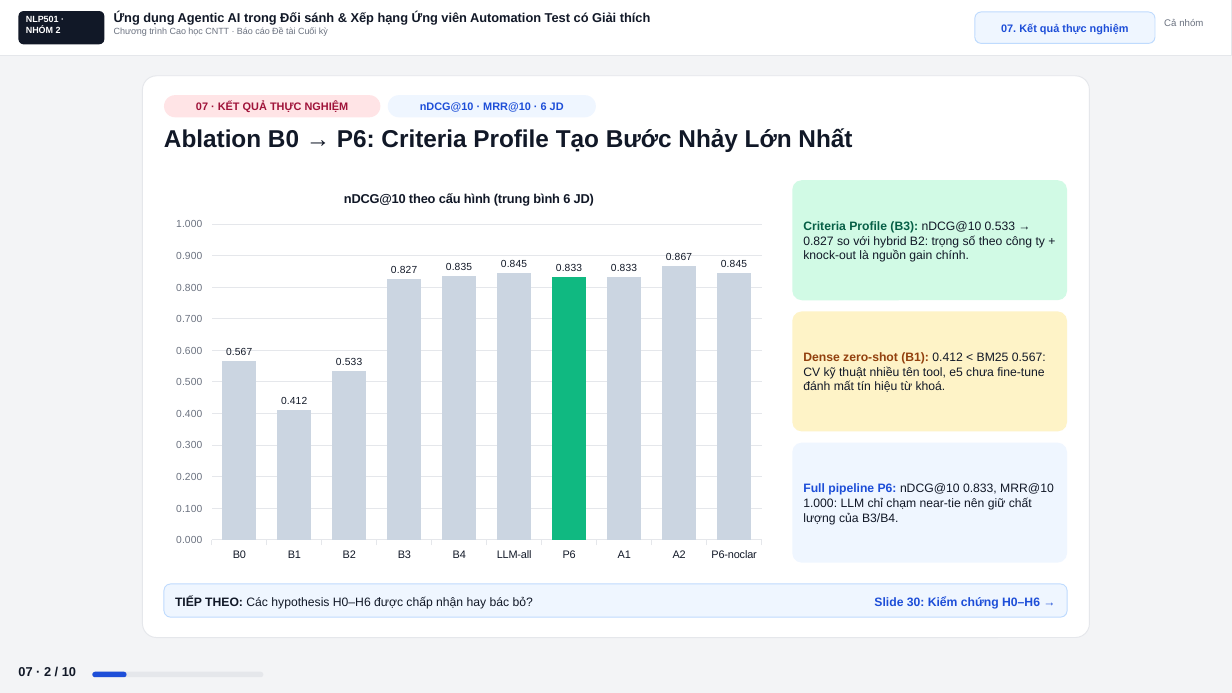
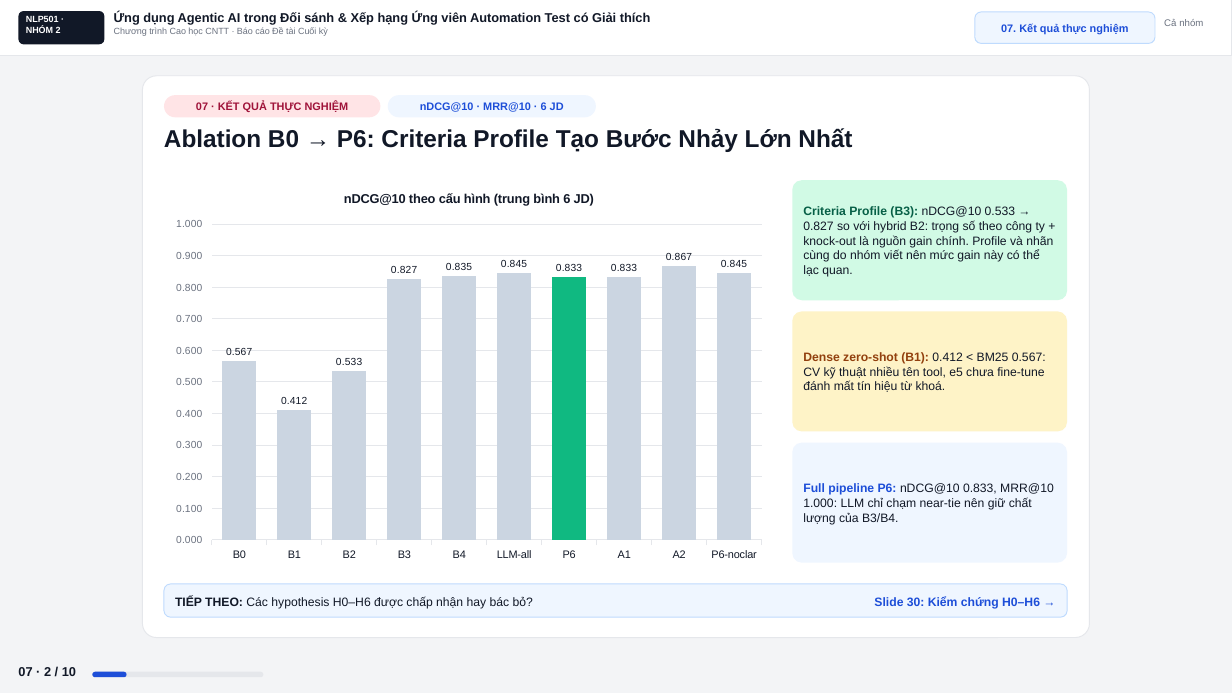
Before and after one commit to ZgsNat/NLP501.22_GROUP_2, a slide deck: slide 29 of Slide_Group2_NLP501-3.pptx. Drawn at 1232x693 pixels with LibreOffice and Linux fonts; fonts in the diff are those of the drawing. Boxes give left, top, right and bottom in pixels: in the first picture for what was removed or moved away, otherwise in the second. Text is boxed around its words. In the diff, an @@ line names an element or a change of style, - is before the commit and + after.

```diff
--- a/Slide_Group2_NLP501-3.pptx
+++ b/Slide_Group2_NLP501-3.pptx
@@ text at (803,206,1053,277): text changed @@
-Criteria Profile (B3): nDCG@10 0.533 → 0.827 so với hybrid B2: trọng số theo công ty + knock-out là nguồn gain chính.
+Criteria Profile (B3): nDCG@10 0.533 → 0.827 so với hybrid B2: trọng số theo công ty + knock-out là nguồn gain chính. Profile và nhãn cùng do nhóm viết nên mức gain này có thể lạc quan.
```
Also in this commit, not shown: 6 other slides changed, 10 other files.
